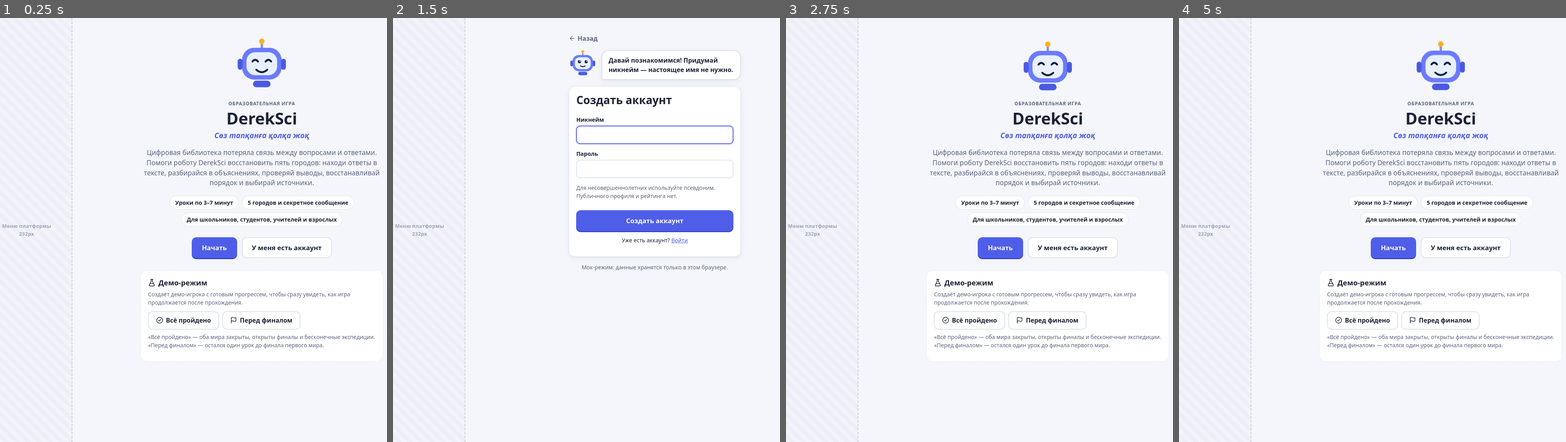
Above: before the commit, frames 1-4 (left to right).
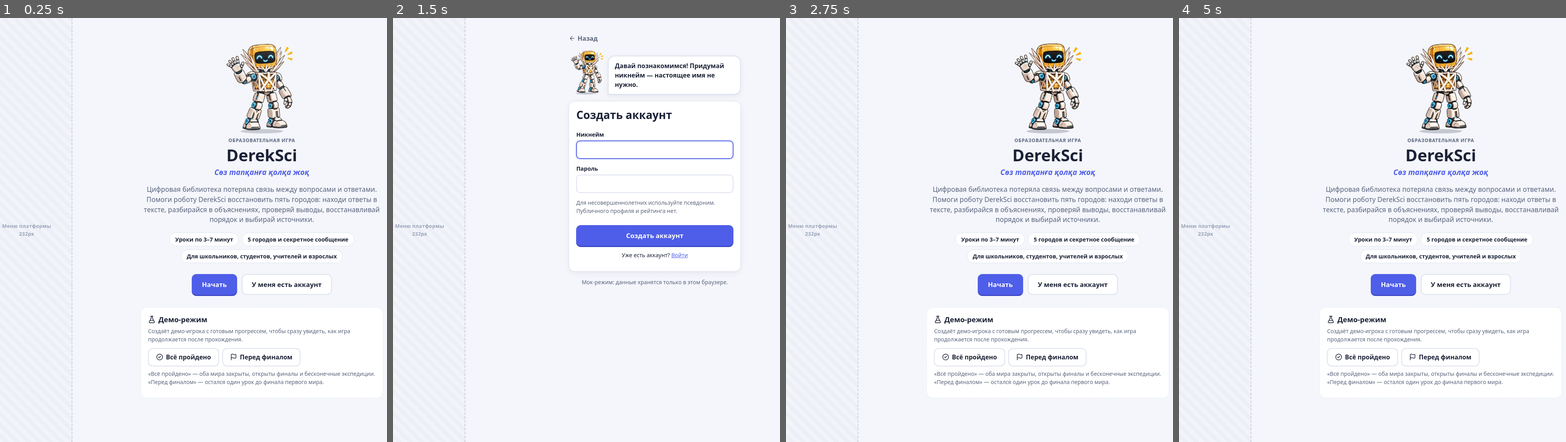
Above: after the commit, the same moments.

Repository: Madi4ar/dereksci-game
Game: browser game, page index.html
Same seed, same stepped clock (60 frames per second), same inputs: the game is played once before the commit and once after it.
Inputs (mouse positions are in pixels of both pictures, inside the frame that each line leads up to; where the layout moved, square brackets give the same spot in the first picture):
- Up to frame 1 (0.25 s): no input
- Up to frame 2 (1.5 s): click "Начать" at 0.27 s; hold Down 1.03-1.3 s; move the mouse to (586, 77) [582, 64] at 1.07 s; tap Space at 1.1 s; hold Up from 1.35 s (still down)
- Up to frame 3 (2.75 s): tap Space at 1.6, 2.1, 2.6 s; release Up at 1.65 s; move the mouse to (971, 68) [971, 60] at 1.67 s; hold Up 1.7-1.93 s; hold Down 1.98-2.32 s; click "Назад" at 2.02 s; move the mouse to (1060, 73) [1056, 56] at 2.27 s; hold Down 2.37-2.63 s; hold Up from 2.68 s (still down)
- Up to frame 4 (5 s): move the mouse to (1449, 107) [1449, 77] at 2.87 s; release Up at 2.98 s; hold Up 3.03-3.27 s; tap Space every 0.5 s from 3.1 to 4.6 s; click "Начать" at 3.27 s; hold Down 3.32-3.65 s; move the mouse to (1364, 81) [1360, 68] at 3.47 s; hold Down 3.7-3.97 s; hold Up 4.02-4.32 s; move the mouse to (1372, 64) [1368, 56] at 4.07 s; hold Up 4.37-4.6 s; click "Назад" at 4.52 s; hold Down 4.65-4.98 s; move the mouse to (1461, 90) [1457, 68] at 4.67 s

The runs differ from the first frame. In frame 1, 8.7% of the frame differs, in the area x 36-99%, y 4-87%; in frame 2, 6.4%; in frame 3, 8.7%; in frame 4, 8.7%, in the area x 36-99%, y 5-87%.

Commit message:
Новый робот DerekSci в полный рост с анимациями эмоций, кнопка «Пропустить» в сюжете

Diff:
--- a/css/styles.css
+++ b/css/styles.css
@@ -189,10 +189,42 @@
   padding: .75rem 1rem; font-weight: 600; box-shadow: var(--shadow);
 }
 .derek--compact .derek-bubble { padding: .6rem .85rem; font-size: .95rem; }
-.robot-ant { animation: blink 2.4s infinite; }
-@keyframes blink { 0%, 90%, 100% { opacity: 1; } 95% { opacity: .3; } }
-.robot--happy { animation: hop .6s ease; }
-@keyframes hop { 0% { transform: translateY(0); } 40% { transform: translateY(-8px); } 100% { transform: translateY(0); } }
+/* робот в полный рост: у каждой эмоции своя «живая» анимация */
+.robot { display: inline-block; vertical-align: bottom; overflow: visible; }
+.robot .rb-anim, .robot .rb-shadow { transform-box: fill-box; transform-origin: 50% 100%; }
+.robot .rb-shadow { transform-origin: 50% 50%; }
+.rb-a-wave   { animation: rb-sway 2.8s ease-in-out infinite; }
+.rb-a-jump   { animation: rb-jump 1.3s cubic-bezier(.3,0,.4,1) infinite; }
+.rb-shadow--jump { animation: rb-shadow 1.3s cubic-bezier(.3,0,.4,1) infinite; }
+.rb-a-wow    { animation: rb-wow 2.2s ease-in-out infinite; }
+.rb-a-think  { animation: rb-think 3.6s ease-in-out infinite; }
+.rb-a-proud  { animation: rb-breathe 2.6s ease-in-out infinite; }
+.rb-a-sad    { animation: rb-sad 3.4s ease-in-out infinite; }
+.rb-a-laugh  { animation: rb-laugh .9s ease-in-out infinite; }
+.rb-a-angry  { animation: rb-angry 2.4s linear infinite; }
+.rb-a-wink   { animation: rb-wink 2s ease-in-out infinite; }
+@keyframes rb-sway { 0%, 100% { transform: rotate(-2deg) scaleY(1); } 50% { transform: rotate(2deg) scaleY(1.015); } }
+@keyframes rb-jump {
+  0%, 100% { transform: translateY(0) scale(1.04, .95); }
+  15% { transform: translateY(0) scale(.97, 1.04); }
+  45% { transform: translateY(-11%) scale(1, 1); }
+  75% { transform: translateY(0) scale(1, 1); }
+  85% { transform: translateY(0) scale(1.05, .94); }
+}
+@keyframes rb-shadow { 0%, 15%, 75%, 100% { transform: scale(1); opacity: 1; } 45% { transform: scale(.65); opacity: .5; } }
+@keyframes rb-wow { 0%, 60%, 100% { transform: scale(1) translateY(0); } 8% { transform: scale(1.06, .96) translateY(0); } 18% { transform: scale(.98, 1.04) translateY(-3%); } 30% { transform: scale(1) translateY(0); } }
+@keyframes rb-think { 0%, 100% { transform: rotate(0) translateX(0); } 30% { transform: rotate(-3deg) translateX(-1%); } 60% { transform: rotate(1deg) translateX(.5%); } }
+@keyframes rb-breathe { 0%, 100% { transform: scale(1, 1); } 50% { transform: scale(1.015, 1.03); } }
+@keyframes rb-sad { 0%, 100% { transform: scaleY(1) rotate(0); } 50% { transform: scaleY(.975) rotate(-1.5deg); } }
+@keyframes rb-laugh { 0%, 100% { transform: rotate(-3deg) translateY(0); } 25% { transform: rotate(0) translateY(-2%); } 50% { transform: rotate(3deg) translateY(0); } 75% { transform: rotate(0) translateY(-2%); } }
+@keyframes rb-angry { 0%, 40%, 100% { transform: translateX(0) scale(1); } 5%, 15%, 25% { transform: translateX(-1.5%) scale(1.02); } 10%, 20%, 30% { transform: translateX(1.5%) scale(1.02); } }
+@keyframes rb-wink { 0%, 100% { transform: translateY(0) rotate(0); } 20% { transform: translateY(-4%) rotate(-2deg); } 40% { transform: translateY(0) rotate(0); } }
+/* смена эмоций по кругу (приветствие) */
+.rb-cycle-item { opacity: 0; animation-name: rb-cycle; animation-iteration-count: infinite; animation-timing-function: linear; }
+.rb-cycle-item:first-child { opacity: 1; }
+@keyframes rb-cycle { 0% { opacity: 0; } 1.5% { opacity: 1; } 15.2% { opacity: 1; } 16.67% { opacity: 0; } 100% { opacity: 0; } }
+.reduce-motion .rb-cycle-item:first-child { opacity: 1 !important; }
+@media (prefers-reduced-motion: reduce) { .rb-cycle-item:first-child { opacity: 1 !important; } }
 
 /* ---------- состояния ---------- */
 .state { display: flex; flex-direction: column; align-items: center; text-align: center; gap: .5rem; padding: 3rem 1rem; max-width: 460px; margin: 0 auto; }
@@ -469,7 +501,10 @@
 .modal-close { position: absolute; top: .6rem; right: .6rem; }
 .modal-title { padding-right: 2.5rem; }
 .modal-actions { display: flex; justify-content: flex-end; gap: .5rem; margin-top: 1.25rem; flex-wrap: wrap; }
-.modal--story .modal-actions .btn { width: 100%; }
+.modal--story .modal-actions { flex-wrap: nowrap; }
+.modal--story .modal-actions [data-story-next] { flex: 1; }
+.story-skip { gap: .4rem; color: var(--text-2); white-space: nowrap; }
+@media (max-width: 420px) { .story-skip span { display: none; } }
 .story { min-height: 170px; display: flex; flex-direction: column; justify-content: center; gap: 1rem; }
 .story-step { animation: pop .25s ease; }
 .story-narrator { font-size: 1.08rem; font-style: italic; color: var(--text-2); text-align: center; margin: 0; }
--- a/js/scenes.js
+++ b/js/scenes.js
@@ -14,7 +14,8 @@
       ui.icon(name, size).replace('<svg ', '<svg x="0" y="0" ') + '</g></g>';
   }
   function robotAt(mood, x, y, size, cls) {
-    return '<g transform="translate(' + x + ' ' + y + ')"><g class="' + (cls || '') + '">' + ui.robot(mood, size) + '</g></g>';
+    var h = size * 1.4, w = h * 294 / 388;
+    return '<g transform="translate(' + (x + (size - w) / 2).toFixed(1) + ' ' + (y + size * .95 - h).toFixed(1) + ')"><g class="' + (cls || '') + '">' + ui.robot(mood, h) + '</g></g>';
   }
   function stars() {
     var pts = [[24, 18], [70, 32], [118, 12], [210, 22], [262, 36], [300, 14], [160, 28]];
@@ -67,7 +68,7 @@
         '<text x="202" y="56" font-size="9" font-weight="800" fill="#c7384a" font-family="Nunito, sans-serif">ОТВЕТ</text>' +
         '<text x="202" y="76" font-size="13" font-weight="900" fill="#1b2236" font-family="Nunito, sans-serif">«В полночь»</text>' +
         ic('circle-x', 276, 40, 18, '#c7384a') + '</g>' +
-        robotAt('think', 128, 104, 64) +
+        robotAt('think', 136, 118, 50) +
         '<rect class="s-scan" x="18" y="34" width="284" height="3" rx="1.5" fill="#7af0c8" opacity=".8"/>',
         'Робот DerekSci сканирует карточку: на вопрос «Где спрятан подарок?» стоит ответ «В полночь»');
     },
@@ -86,7 +87,7 @@
           var pos = [[118, 70], [198, 58], [214, 138]][i];
           return '<text class="s-pop" style="animation-delay:' + (i * .5) + 's" x="' + pos[0] + '" y="' + pos[1] + '" font-size="22" font-weight="900" fill="#ff5d6c" font-family="Nunito, sans-serif">' + q + '</text>';
         }).join('') +
-        robotAt('wow', 124, 62, 72, 's-wobble'),
+        robotAt('wow', 124, 62, 72),
         'Вокруг растерянного робота летают подарок, часы, пирог и коробка с вопросительными знаками');
     },
 
@@ -111,7 +112,7 @@
     partner: function () {
       return wrap('partner',
         stars() +
-        robotAt('happy', 52, 44, 104, 's-bob') +
+        robotAt('wave', 52, 56, 90) +
         '<g class="s-swing">' + ic('search', 150, 48, 46, '#ffb020') + '</g>' +
         '<g class="s-pop" style="animation-delay:.3s"><rect x="206" y="58" width="96" height="58" rx="14" fill="#fff"/>' +
         ic('user-round', 220, 68, 36, '#5b6cff') +
@@ -283,7 +284,7 @@
     var from = [2, 0, 3, 1]; // где карточка стоит в начале
     var colors = ['#14a37f', '#ffb020', '#e07a1f', '#5b6cff'];
     return wrap('sorting',
-      robotAt('think', 22, 50, 70, 's-bob') +
+      robotAt('think', 22, 50, 70) +
       '<g class="s-flip">' + ic('hourglass', 268, 20, 30, '#ffe7a3') + '</g>' +
       words.map(function (w, i) {
         var dy = (from[i] - i) * 30;
@@ -444,7 +445,7 @@
         return '<g class="s-pop s-slow" style="animation-delay:' + k * .3 + 's"><circle cx="' + x.toFixed(1) + '" cy="' + y.toFixed(1) + '" r="17" fill="#2d376e" stroke="#7af0c8" stroke-width="2"/>' +
           ic(n, x - 10, y - 10, 20, '#7af0c8') + '</g>';
       }).join('') +
-      robotAt('happy', 116, 72, 88, 's-bob'),
+      robotAt('happy', 125, 96, 70),
       'Робот DerekSci радуется, падает конфетти, вокруг загораются пять восстановленных систем');
   }
   SCENES.celebrate = function () { return celebrateWith('celebrate', ['scroll-text', 'lightbulb', 'scale', 'hourglass', 'compass']); };
--- a/js/ui.js
+++ b/js/ui.js
@@ -34,42 +34,38 @@
     return '<svg class="ic lucide lucide-' + key + (cls ? ' ' + cls : '') + '" width="' + size + '" height="' + size + '" viewBox="0 0 24 24" fill="none" stroke="currentColor" stroke-width="2" stroke-linecap="round" stroke-linejoin="round" aria-hidden="true" focusable="false">' + nodes + '</svg>';
   }
 
-  /* Робот DerekSci — 2D SVG со статичными состояниями (ТЗ §3.1 п.7) */
+  /* Робот DerekSci — персонаж в полный рост (assets/robot/*.webp, эмоции из панели 3×3).
+     size — высота в px. Каждая эмоция имеет свою «живую» анимацию (дыхание, прыжок, покачивание…),
+     поэтому робот не стоит неподвижно. При «меньше движения» показывается статичный кадр. */
+  var ROBOT_W = 294, ROBOT_H = 374, ROBOT_VB_H = 388;
+  var ROBOT_MOODS = { idle: 'wave', wave: 'wave', happy: 'jump', jump: 'jump', wow: 'wow', think: 'think',
+    proud: 'proud', sad: 'sad', laugh: 'laugh', angry: 'angry', wink: 'wink' };
+  function robotPose(pose, extraCls, style) {
+    return '<g class="rb-pose' + (extraCls ? ' ' + extraCls : '') + '"' + (style ? ' style="' + style + '"' : '') + '>' +
+      '<ellipse class="rb-shadow rb-shadow--' + pose + '" cx="147" cy="377" rx="88" ry="9" fill="rgba(10,16,40,.2)"/>' +
+      '<g class="rb-anim rb-a-' + pose + '"><image href="assets/robot/' + pose + '.webp" x="0" y="0" width="' + ROBOT_W + '" height="' + ROBOT_H + '"/></g></g>';
+  }
+  function robotSvg(cls, size, inner) {
+    var h = Math.round(size), w = Math.round(size * ROBOT_W / ROBOT_VB_H);
+    return '<svg class="robot ' + cls + '" width="' + w + '" height="' + h + '" viewBox="0 0 ' + ROBOT_W + ' ' + ROBOT_VB_H + '" role="img" aria-label="Робот DerekSci">' + inner + '</svg>';
+  }
   function robot(mood, size) {
-    mood = mood || 'idle'; size = size || 72;
-    var eyes, mouth;
-    switch (mood) {
-      case 'happy':
-        eyes = '<path d="M33 45q5-6 10 0M57 45q5-6 10 0" stroke="#0b1d3a" stroke-width="3.5" fill="none" stroke-linecap="round"/>';
-        mouth = '<path d="M40 60q10 9 20 0" stroke="#0b1d3a" stroke-width="3.5" fill="none" stroke-linecap="round"/>'; break;
-      case 'think':
-        eyes = '<circle cx="38" cy="44" r="5" fill="#0b1d3a"/><circle cx="62" cy="42" r="5" fill="#0b1d3a"/><path d="M55 33l12-3" stroke="#0b1d3a" stroke-width="3" stroke-linecap="round"/>';
-        mouth = '<path d="M42 61h14" stroke="#0b1d3a" stroke-width="3.5" stroke-linecap="round"/>'; break;
-      case 'sad':
-        eyes = '<circle cx="38" cy="45" r="5" fill="#0b1d3a"/><circle cx="62" cy="45" r="5" fill="#0b1d3a"/><path d="M31 37l12 3M69 37l-12 3" stroke="#0b1d3a" stroke-width="3" stroke-linecap="round"/>';
-        mouth = '<path d="M41 63q9-7 18 0" stroke="#0b1d3a" stroke-width="3.5" fill="none" stroke-linecap="round"/>'; break;
-      case 'wow':
-        eyes = '<circle cx="38" cy="44" r="6.5" fill="#0b1d3a"/><circle cx="62" cy="44" r="6.5" fill="#0b1d3a"/><circle cx="40" cy="42" r="2" fill="#fff"/><circle cx="64" cy="42" r="2" fill="#fff"/>';
-        mouth = '<ellipse cx="50" cy="61" rx="5" ry="6" fill="#0b1d3a"/>'; break;
-      default:
-        eyes = '<circle cx="38" cy="44" r="5.5" fill="#0b1d3a"/><circle cx="62" cy="44" r="5.5" fill="#0b1d3a"/><circle cx="40" cy="42" r="1.8" fill="#fff"/><circle cx="64" cy="42" r="1.8" fill="#fff"/>';
-        mouth = '<path d="M42 59q8 5 16 0" stroke="#0b1d3a" stroke-width="3.5" fill="none" stroke-linecap="round"/>';
-    }
-    return '<svg class="robot robot--' + mood + '" width="' + size + '" height="' + size + '" viewBox="0 0 100 100" role="img" aria-label="Робот DerekSci">' +
-      '<line x1="50" y1="8" x2="50" y2="20" stroke="#7a8bff" stroke-width="4" stroke-linecap="round"/>' +
-      '<circle class="robot-ant" cx="50" cy="8" r="5" fill="#ffb020"/>' +
-      '<rect x="14" y="20" width="72" height="58" rx="22" fill="#6b7bff"/>' +
-      '<rect x="22" y="28" width="56" height="42" rx="16" fill="#e8f0ff"/>' +
-      eyes + mouth +
-      '<rect x="6" y="40" width="9" height="20" rx="4.5" fill="#4a5ae0"/><rect x="85" y="40" width="9" height="20" rx="4.5" fill="#4a5ae0"/>' +
-      '<rect x="34" y="80" width="32" height="12" rx="6" fill="#4a5ae0"/>' +
-      '</svg>';
+    var pose = ROBOT_MOODS[mood] || 'wave';
+    return robotSvg('robot--' + pose, size || 110, robotPose(pose));
+  }
+  /* Робот, который по кругу меняет эмоции (экран приветствия) */
+  function robotCycle(size, poses) {
+    poses = poses || ['wave', 'jump', 'wow', 'proud', 'wink', 'laugh'];
+    var dur = poses.length * 3;
+    return robotSvg('robot--cycle', size, poses.map(function (p, i) {
+      return robotPose(p, 'rb-cycle-item', 'animation-duration:' + dur + 's;animation-delay:' + (i * 3 - dur) + 's;--rb-n:' + poses.length);
+    }).join(''));
   }
 
   function bubble(text, mood, opts) {
     opts = opts || {};
     return '<div class="derek ' + (opts.compact ? 'derek--compact' : '') + '">' +
-      '<div class="derek-avatar">' + robot(mood, opts.size || (opts.compact ? 52 : 72)) + '</div>' +
+      '<div class="derek-avatar">' + robot(mood, opts.size || (opts.compact ? 76 : 116)) + '</div>' +
       '<div class="derek-bubble"><span class="sr-only">DerekSci говорит: </span>' + text + '</div></div>';
   }
 
@@ -79,14 +75,14 @@
   function errorState(err, retryLabel) {
     var offline = err && err.code === 'offline';
     var locked = err && (err.code === 'locked' || err.status === 403);
-    return '<div class="state state--error" role="alert">' + robot(offline ? 'think' : 'sad', 88) +
+    return '<div class="state state--error" role="alert">' + robot(offline ? 'think' : 'sad', 130) +
       '<h2>' + (offline ? 'Нет подключения' : locked ? 'Пока закрыто' : 'Что-то пошло не так') + '</h2>' +
       '<p>' + esc((err && err.message) || 'Попробуйте ещё раз.') + '</p>' +
       '<div class="row-gap">' + (locked ? '<a class="btn btn--primary" href="#/map">К карте</a>' :
         '<button class="btn btn--primary" data-action="retry">' + esc(retryLabel || 'Повторить') + '</button>') + '</div></div>';
   }
   function emptyState(title, text, action) {
-    return '<div class="state state--empty">' + robot('happy', 88) + '<h2>' + esc(title) + '</h2><p>' + esc(text) + '</p>' + (action || '') + '</div>';
+    return '<div class="state state--empty">' + robot('proud', 130) + '<h2>' + esc(title) + '</h2><p>' + esc(text) + '</p>' + (action || '') + '</div>';
   }
 
   /* ---- модальное окно ---- */
@@ -150,10 +146,13 @@
     return new Promise(function (resolve) {
       var i = 0;
       var m = modal({ className: 'modal--story', dismissible: opts.dismissible !== false, title: opts.title ? esc(opts.title) : null, body: '<div class="story" aria-live="polite"></div>',
-        actions: '<button class="btn btn--primary btn--lg" data-story-next data-autofocus></button>',
+        actions: '<button class="btn btn--ghost btn--lg story-skip" data-story-skip>' + icon('skip-forward', 18) + '<span>Пропустить</span></button>' +
+          '<button class="btn btn--primary btn--lg" data-story-next data-autofocus></button>',
         onClose: function () { resolve(); } });
       var box = m.el.querySelector('.story');
       var btn = m.el.querySelector('[data-story-next]');
+      var skip = m.el.querySelector('[data-story-skip]');
+      skip.setAttribute('aria-label', 'Пропустить сюжет');
       function render() {
         var l = lines[i]; var sp = SPEAKER[l.speaker] || SPEAKER.derek;
         var mood = l.mood || (l.speaker === 'derek' ? (i === lines.length - 1 ? 'happy' : 'idle') : null);
@@ -166,11 +165,14 @@
         box.innerHTML = media + '<div class="story-step">' + html + '</div><div class="story-dots" aria-hidden="true">' +
           lines.map(function (_, k) { return '<span class="' + (k === i ? 'on' : '') + '"></span>'; }).join('') + '</div>';
         btn.textContent = i < lines.length - 1 ? 'Дальше' : (opts.finalLabel || 'Продолжить');
+        skip.hidden = i >= lines.length - 1;
       }
       btn.addEventListener('click', function (e) {
         e.stopPropagation();
         if (i < lines.length - 1) { i++; render(); btn.focus(); } else m.close();
       });
+      // «Пропустить» закрывает сюжет так же, как последняя кнопка: дальнейшая логика (отметка «просмотрено», переход) не меняется
+      skip.addEventListener('click', function (e) { e.stopPropagation(); m.close(); });
       render();
     });
   }
@@ -200,6 +202,6 @@
     return many;
   }
 
-  DS.ui = { esc: esc, icon: icon, robot: robot, bubble: bubble, loading: loading, errorState: errorState, emptyState: emptyState,
+  DS.ui = { esc: esc, icon: icon, robot: robot, robotCycle: robotCycle, bubble: bubble, loading: loading, errorState: errorState, emptyState: emptyState,
     modal: modal, confirm: confirmDialog, storyScene: storyScene, toast: toast, announce: announce, pct: pct, plural: plural };
 })();
--- a/js/views/auth.js
+++ b/js/views/auth.js
@@ -6,7 +6,7 @@
   app.views.welcome = function () {
     app.render(
       '<section class="welcome">' +
-        '<div class="welcome-hero">' + ui.robot('happy', 140) + '</div>' +
+        '<div class="welcome-hero">' + ui.robotCycle(240) + '</div>' +
         '<p class="eyebrow">Образовательная игра</p>' +
         '<h1 class="welcome-title">DerekSci</h1>' +
         '<p class="welcome-slogan" lang="kk">Сөз тапқанға қолқа жоқ</p>' +
--- a/js/views/lesson.js
+++ b/js/views/lesson.js
@@ -112,20 +112,20 @@
         updateProgress(r.session_progress);
         if (r.is_correct) {
           ctrl.markCorrect();
-          setFooter('correct', '<div class="fb-head">' + ui.robot('happy', 44) + '<b>' + (r.attempt_no === 1 ? 'Верно!' : 'Получилось!') + '</b></div><p>' + esc(r.feedback) + '</p>' +
+          setFooter('correct', '<div class="fb-head">' + ui.robot(r.attempt_no === 1 ? 'wink' : 'proud', 84) + '<b>' + (r.attempt_no === 1 ? 'Верно!' : 'Получилось!') + '</b></div><p>' + esc(r.feedback) + '</p>' +
             (r.explanation ? '<p class="muted small">' + esc(r.explanation) + '</p>' : ''), r.next_action === 'complete' ? 'Завершить' : 'Дальше');
           ui.announce('Верно. ' + r.feedback);
         } else if (r.next_action === 'retry') {
           wrongCount++;
           ctrl.markWrong();
-          setFooter('wrong', '<div class="fb-head">' + ui.robot('think', 44) + '<b>Не совсем</b></div><p>' + esc(r.feedback) + '</p>' +
+          setFooter('wrong', '<div class="fb-head">' + ui.robot('think', 84) + '<b>Не совсем</b></div><p>' + esc(r.feedback) + '</p>' +
             (r.hint ? '<p class="fb-hint">' + icon('bulb', 16) + ' ' + esc(r.hint) + '</p>' : ''), 'Попробовать ещё раз');
           var hb = app.main.querySelector('[data-hint-btn]'); if (hb) hb.disabled = true;
           ui.announce('Неверно. ' + r.feedback + ' ' + (r.hint || ''));
         } else {
           ctrl.markWrong();
           ctrl.markCorrect(r.correct_option_ids);
-          setFooter('failed', '<div class="fb-head">' + ui.robot('sad', 44) + '<b>' + esc(r.feedback) + '</b></div>' +
+          setFooter('failed', '<div class="fb-head">' + ui.robot('sad', 84) + '<b>' + esc(r.feedback) + '</b></div>' +
             (r.explanation ? '<p>' + esc(r.explanation) + '</p>' : '') + '<p class="muted small">Задание добавлено в «Повторение».</p>', r.next_action === 'complete' ? 'Завершить' : 'Дальше');
           ui.announce('Ответ разобран. ' + (r.explanation || ''));
         }
@@ -190,7 +190,7 @@
 
       app.render(
         '<section class="page result">' +
-          '<div class="result-hero result-hero--' + (r.passed || isReview ? 'ok' : 'retry') + '">' + ui.robot(mood, 120) +
+          '<div class="result-hero result-hero--' + (r.passed || isReview ? 'ok' : 'retry') + '">' + ui.robot(mood, 190) +
             (isExp && r.expedition ? '<p class="eyebrow">Экспедиция №' + r.expedition.n + ' · ' + esc(r.expedition.title) + '</p>' : '') +
             '<h1>' + title + '</h1><p>' + esc(text) + '</p></div>' +
           '<div class="grid-3">' +
@@ -230,7 +230,7 @@
       var nextLabel = f.next.type === 'world' ? 'Новое дело: ' + f.next.title : 'Новое дело: экспедиции';
       app.render(
         '<section class="page final">' +
-          '<div class="final-hero">' + ui.robot('wow', 130) +
+          '<div class="final-hero">' + ui.robot('laugh', 210) +
             '<p class="eyebrow">' + esc(f.world_title) + ' · сообщение собрано</p>' +
             '<p class="final-phrase">' + esc(f.phrase) + '</p>' +
             '<p class="final-title">' + esc(f.title) + '</p></div>' +
--- a/js/views/main.js
+++ b/js/views/main.js
@@ -162,7 +162,7 @@
         ui.storyScene(w.intro, { title: w.order > 1 ? 'Новое дело' : null, finalLabel: w.intro_button || 'Начать', dismissible: false }).then(function () {
           return DS.api.post('/worlds/' + w.id + '/seen');
         }).then(function () {
-          if (w.intro_after) ui.toast(ui.robot('happy', 28) + ' ' + esc(w.intro_after), 'success');
+          if (w.intro_after) ui.toast(ui.robot('happy', 40) + ' ' + esc(w.intro_after), 'success');
         }).catch(function () {});
       }
     }, 'Загружаем мир…');
Binary file added: assets/robot/angry.webp
Binary file added: assets/robot/jump.webp
Binary file added: assets/robot/laugh.webp
Binary file added: assets/robot/proud.webp
Binary file added: assets/robot/sad.webp
Binary file added: assets/robot/think.webp
Binary file added: assets/robot/wave.webp
Binary file added: assets/robot/wink.webp
Binary file added: assets/robot/wow.webp
